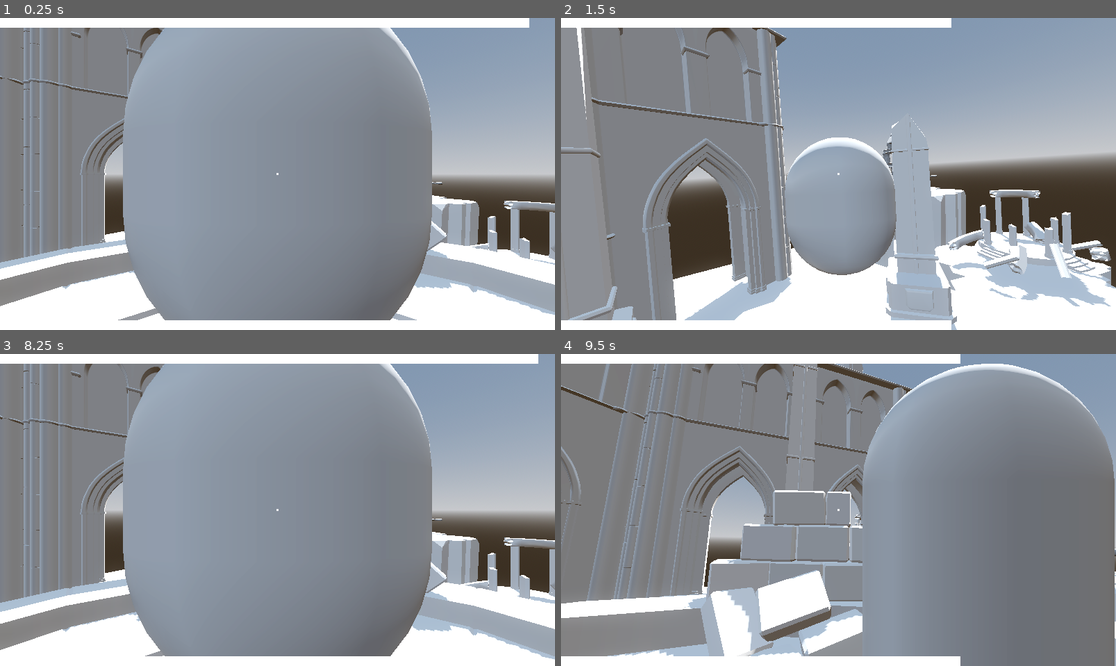
Above: before the commit, frames 1-4 (two rows, left to right).
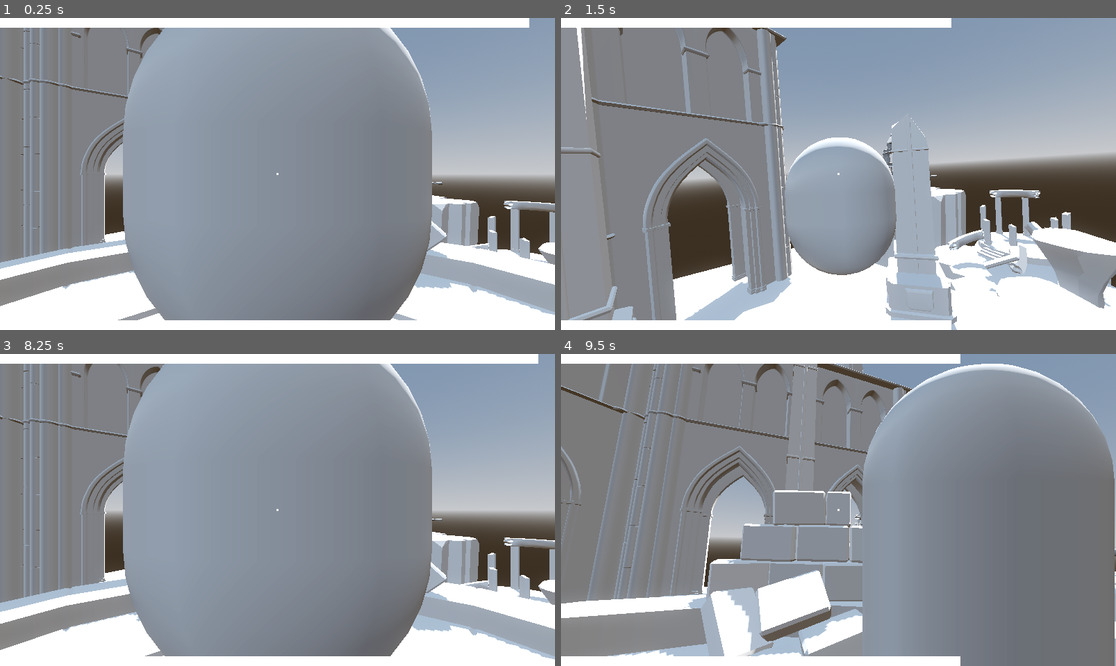
Above: after the commit, the same moments.

Repository: madmonki/GGJ2026
Game: Godot game, scene res://main.tscn
Same seed, same stepped clock (60 frames per second), same inputs: the game is played once before the commit and once after it.
Inputs (mouse positions are in pixels of both pictures, inside the frame that each line leads up to):
- Up to frame 1 (0.25 s): no input
- Up to frame 2 (1.5 s): move the mouse to (832, 180) at 0.52 s; press the mouse at (832, 180) at 0.53 s; hold W (move_forward) from 0.53 s (still down); tap Space (jump) at 0.77 s; move the mouse to (877, 177) at 1.27 s; release the mouse at (877, 177) at 1.28 s; tap Shift (sprint) at 1.35 s
- Up to frame 3 (8.25 s): tap Space (jump) at 1.52, 3.02, 3.77, 4.52, 6.02, 6.77, 7.52 s; move the mouse to (233, 506) at 2.02 s; press the mouse at (233, 506) at 2.03 s; move the mouse to (283, 510) at 2.77 s; release W (move_forward) at 2.78 s; release the mouse at (283, 510) at 2.78 s; hold A (move_left) 2.78-3.53 s; tap Shift (sprint) every 1.5 s from 2.85 to 7.35 s; move the mouse to (255, 503) at 3.52 s; press the mouse at (255, 503) at 3.53 s; hold W (move_forward) 3.53-5.78 s; move the mouse to (305, 510) at 4.27 s; release the mouse at (305, 510) at 4.28 s; move the mouse to (249, 510) at 5.02 s; press the mouse at (249, 510) at 5.03 s; move the mouse to (288, 503) at 5.77 s; release the mouse at (288, 503) at 5.78 s; hold D (move_right) 5.78-6.53 s; move the mouse to (271, 516) at 6.52 s; press the mouse at (271, 516) at 6.53 s; hold W (move_forward) 6.53-8 s; move the mouse to (316, 513) at 7.27 s; release the mouse at (316, 513) at 7.28 s; click "RETRY" at 8 s
- Up to frame 4 (9.5 s): move the mouse to (794, 506) at 8.77 s; press the mouse at (794, 506) at 8.78 s; hold W (move_forward) from 8.78 s (still down)

The runs differ from the first frame. In frame 1, 0.2% of the frame differs, in the area x 96-100%, y 71-80%; in frame 2, 2.8%, in the area x 69-100%, y 67-94%; in frame 3, 0.2%; in frame 4, nothing differs.

Commit message:
Update main.tscn

Diff:
--- a/main.tscn
+++ b/main.tscn
@@ -12,6 +12,7 @@
 [ext_resource type="PackedScene" uid="uid://b3bfrtrvjjnvw" path="res://material/temple.tscn" id="10_efxa6"]
 [ext_resource type="PackedScene" uid="uid://gjyjjlwkyul2" path="res://material/rock_horizontal.tscn" id="11_efxa6"]
 [ext_resource type="PackedScene" uid="uid://bcn6a6efta1n3" path="res://models/Rock_Vertical.fbx" id="12_dg77c"]
+[ext_resource type="PackedScene" uid="uid://iefte737dwwo" path="res://material/rock_small.tscn" id="13_ycdy4"]
 
 [sub_resource type="ProceduralSkyMaterial" id="ProceduralSkyMaterial_1"]
 sky_top_color = Color(0.384314, 0.454902, 0.54902, 1)
@@ -80,13 +81,13 @@
 [node name="SM_Ruins_01" parent="." unique_id=980471348 instance=ExtResource("10_4c57u")]
 transform = Transform3D(0.82948625, 0, 0.5585271, 0, 1, 0, -0.5585271, 0, 0.82948625, -8.35344, 0, -8.238065)
 
-[node name="SM_Ruins_02" parent="." unique_id=760505299 instance=ExtResource("10_4c57u")]
+[node name="SM_Ruins_02" parent="." unique_id=2031651435 instance=ExtResource("10_4c57u")]
 transform = Transform3D(0.25333595, 0, 0.9673785, 0, 1, 0, -0.9673785, 0, 0.25333595, -17.541624, -9.536743e-07, 2.8873162)
 
-[node name="SM_Ruins_03" parent="." unique_id=439970685 instance=ExtResource("10_4c57u")]
+[node name="SM_Ruins_03" parent="." unique_id=58380852 instance=ExtResource("10_4c57u")]
 transform = Transform3D(-0.64253354, 0, 0.76625764, 0, 1, 0, -0.76625764, 0, -0.64253354, -14.295109, -9.536743e-07, 16.396427)
 
-[node name="SM_Ruins_04" parent="." unique_id=120369525 instance=ExtResource("10_4c57u")]
+[node name="SM_Ruins_04" parent="." unique_id=584180633 instance=ExtResource("10_4c57u")]
 transform = Transform3D(-0.9934846, 0, 0.11396626, 0, 1, 0, -0.11396626, 0, -0.9934846, -1.8564749, 9.536743e-07, 23.334177)
 
 [node name="temple" parent="." unique_id=1640253865 instance=ExtResource("10_efxa6")]
@@ -125,5 +126,20 @@
 [node name="Rock_Vertical3" parent="." unique_id=632940239 instance=ExtResource("12_dg77c")]
 transform = Transform3D(0.6, 0, 0, 0, 0.6, 0, 0, 0, 0.6, 37.501476, -59.381714, -23.067047)
 
+[node name="Rock_Vertical5" parent="." unique_id=1353943692 instance=ExtResource("12_dg77c")]
+transform = Transform3D(0.23428011, 0.2888492, -0.14723787, -0.19092244, 0.26973414, 0.22537111, 0.2620333, -0.061722387, 0.29585284, 10.817942, -41.213303, -18.19629)
+
+[node name="Rock_Vertical6" parent="." unique_id=1155556766 instance=ExtResource("12_dg77c")]
+transform = Transform3D(0.34900802, 0.17592993, 0.08510035, -0.19092244, 0.26973414, 0.22537111, 0.0417376, -0.23725972, 0.3193209, 18.87714, -41.213303, -3.1295233)
+
 [node name="Rock_Vertical4" parent="." unique_id=1637933559 instance=ExtResource("12_dg77c")]
 transform = Transform3D(-2.6226832e-08, 0, -0.59999996, 0, 0.59999996, 0, 0.59999996, 0, -2.6226832e-08, 37.501476, -48.4327, -58.765186)
+
+[node name="Rock_Small" parent="." unique_id=426077634 instance=ExtResource("13_ycdy4")]
+transform = Transform3D(1, 0, 0, 0, 1, 0, 0, 0, 1, 30.332441, -4.5515556, -13.570662)
+
+[node name="Rock_Small2" parent="." unique_id=1869079048 instance=ExtResource("13_ycdy4")]
+transform = Transform3D(1, 0, 0, 0, 1, 0, 0, 0, 1, 13.467951, -12.266342, -4.8993416)
+
+[node name="Rock_Small3" parent="." unique_id=1884199463 instance=ExtResource("13_ycdy4")]
+transform = Transform3D(1, 0, 0, 0, 1, 0, 0, 0, 1, 20.609503, -7.700982, -10.9545765)
